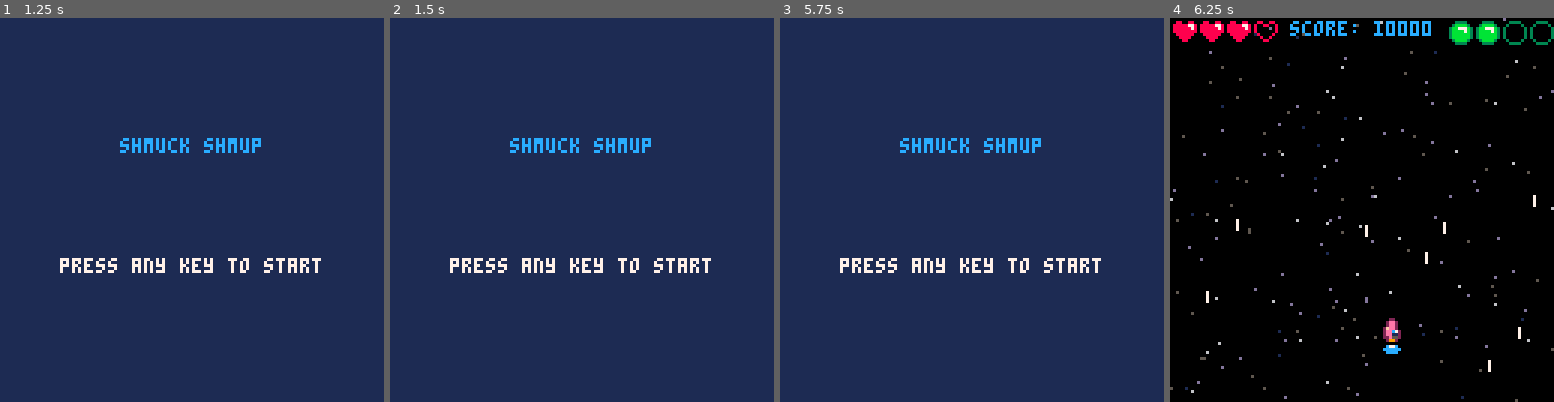
Above: before the commit, frames 1-4 (left to right).
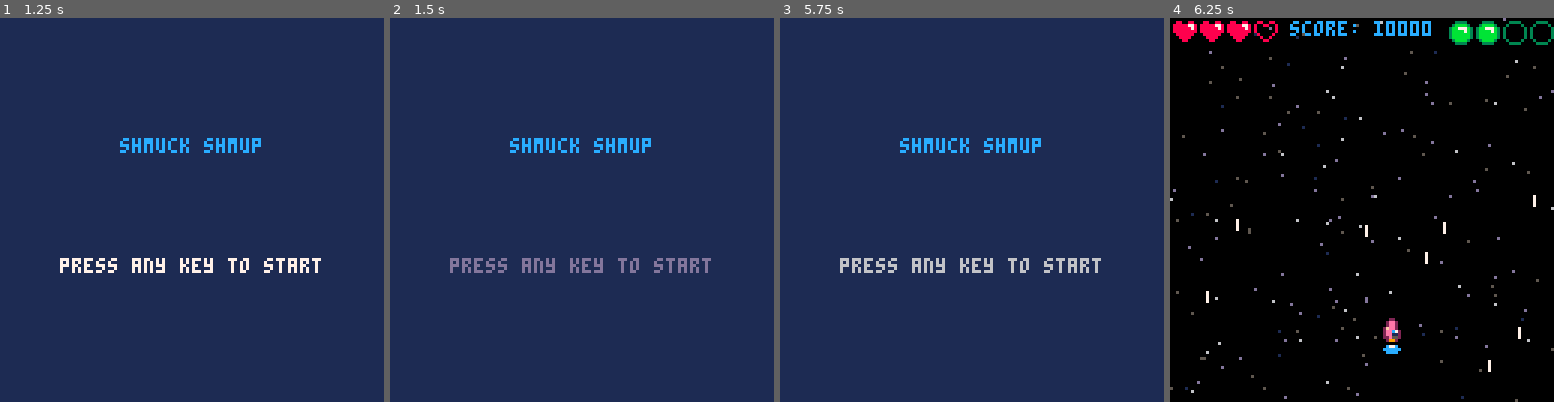
Above: after the commit, the same moments.

Repository: CalebmKopp/shmuptut
Game: PICO-8 cartridge shmup.p8
Two runs of this game, one before a commit and one after it. Both use one fixed random seed, a clock stepped at 60 frames per second and the inputs below.
Inputs:
- Up to frame 1 (1.25 s): tap X (X key) at 0.33, 1.07 s; tap O (Z key) at 0.7 s
- Up to frame 2 (1.5 s): no input
- Up to frame 3 (5.75 s): hold Right 1.6-2.1 s; tap O (Z key) every 0.4 s from 1.7 to 5.7 s; tap X (X key) every 1.12 s from 1.85 to 5.2 s; hold Up 2.15-2.42 s; hold Right 2.47-3.03 s; hold Left 3.08-3.58 s; hold Down 3.63-3.97 s; hold Right 4.02-4.68 s; hold Up 4.73-5.03 s; hold Left 5.08-5.68 s; hold Down from 5.73 s (still down)
- Up to frame 4 (6.25 s): release Down at 6.03 s; hold Right from 6.08 s (still down); tap O (Z key) at 6.1 s

Frame 1 is identical in both runs. In frame 2, 1.1% of the frame differs, in the area x 15-84%, y 62-67%; in frame 3, 1.1%; in frame 4, nothing differs.

Commit message:
blink from white, and pulse dark

Diff:
--- a/shmup.p8
+++ b/shmup.p8
@@ -12,6 +12,7 @@
 function _update()
 	-- update is for gameplay
 	--	 (hard 30 fps always)
+	t+=1
 	if mode=="game" then
 		update_game()
 	elseif mode=="start" then
@@ -114,10 +115,14 @@
 		stary[i]=sy
 	end
 end
+
+function blink()
+	local blink_cols={7,7,7,7,7,7,7,7,7,7,6,6,6,6,13,13}
+	return blink_cols[t%#blink_cols+1]
+end
 -->8
 -- update
 function update_game()
-	t+=1
 	--controls
 	xshipspd=0
 	yshipspd=0
@@ -256,7 +261,7 @@
 function draw_start()
 	cls(1)
 	print("shmuck shmup",40,40,12)
-	print("press any key to start",20,80,7)
+	print("press any key to start",20,80,blink())
 end
 
 function draw_over()
